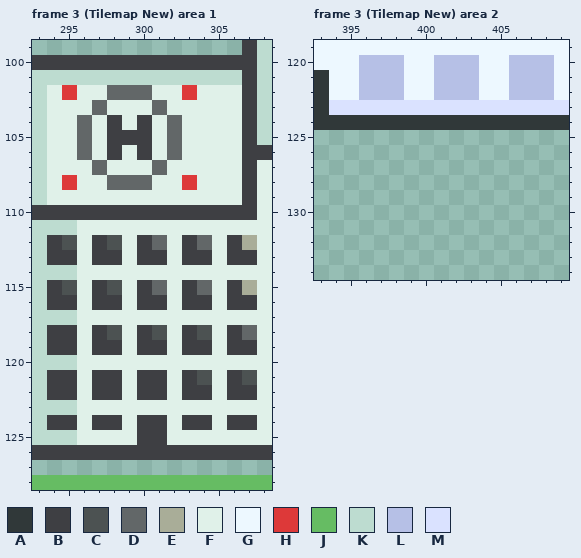
Two versions of one pixel-art file, assets/sprites/basesheet.ase. Above, as it was before the edit.
512x512 pixels, 7 frames. Colours within 5 levels of each other are drawn and written as one. Shown: frame 3 (Tilemap New) area 1: x 293..308, y 99..128; frame 3 (Tilemap New) area 2: x 393..409, y 119..134. The commit also changed other frames or places, which this record leaves out.
Visible layers, top first: "car", "Layer 1".
Palette (. is transparent): A #303839  B #3e3f43  C #4c5252  D #626768  E #a9ad98  F #e0f1e9  G #edf8ff  H #dd3939  J #66bc63  K #bddcd0  L #b6c0e6  M #dae2ff
Pixels before, frame 3 (Tilemap New) area 1, first column x 293:
 99 ..............BK
100 BBBBBBBBBBBBBBBK
101 KKKKKKKKKKKKKKBK
102 KFHFFDDDFFHFFFBK
103 KFFFDFFFDFFFFFBK
104 KFFDFBFBFDFFFFBK
105 KFFDFBBBFDFFFFBK
106 KFFDFBFBFDFFFFBB
107 KFFFDFFFDFFFFFBF
108 KFHFFDDDFFHFFFBF
109 KFFFFFFFFFFFFFBF
110 BBBBBBBBBBBBBBBF
111 KKKFFFFFFFFFFFFF
112 KBCFBCFBDFBDFBEF
113 KBBFBBFBBFBBFBBF
114 KKKFFFFFFFFFFFFF
115 KBCFBCFBDFBDFBEF
116 KBBFBBFBBFBBFBBF
117 KKKFFFFFFFFFFFFF
118 KBBFBCFBCFBCFBDF
119 KBBFBBFBBFBBFBBF
120 KKKFFFFFFFFFFFFF
121 KBBFBBFBBFBCFBCF
122 KBBFBBFBBFBBFBBF
123 KKKFFFFFFFFFFFFF
124 KBBFBBFBBFBBFBBF
125 KKKFFFFBBFFFFFFF
126 BBBBBBBBBBBBBBBB
127 ................
128 JJJJJJJJJJJJJJJJ
Pixels before, frame 3 (Tilemap New) area 2, first column x 393:
119 GGGGGGGGGGGGGGGGG
120 GGGLLLGGLLLGGLLLG
121 AGGLLLGGLLLGGLLLG
122 AGGLLLGGLLLGGLLLG
123 AMMMMMMMMMMMMMMMM
124 AAAAAAAAAAAAAAAAA
After:
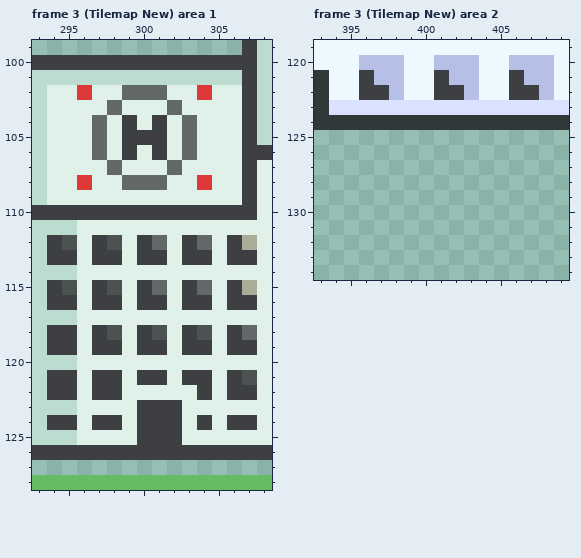
Change:
Changed rows in their new state; - is an unchanged pixel.
Frame 3 (Tilemap New) area 1, layer "Layer 1":
first column x 295:
102 FH-F--D-FH
103 --FD--FD--
104 -FDFBFBFD-
105 -FDF--BFD-
106 -FDFBFBFD-
107 --FD--FD--
108 FH-F--D-FH
first column x 300:
121 ----B
122 FF-F-
123 BBB--
124 --BF-
125 --B--
Frame 3 (Tilemap New) area 2, layer "Layer 1":
first column x 396:
121 B----B----B-
122 BB---BB---BB
